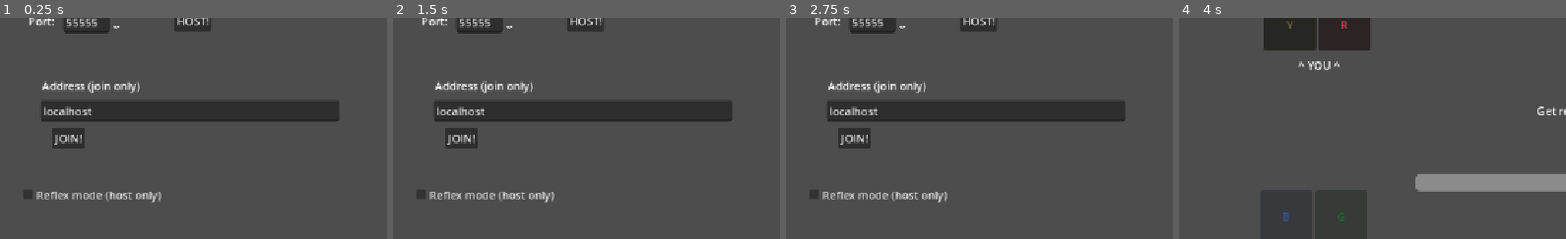
Above: before the commit, frames 1-4 (left to right).
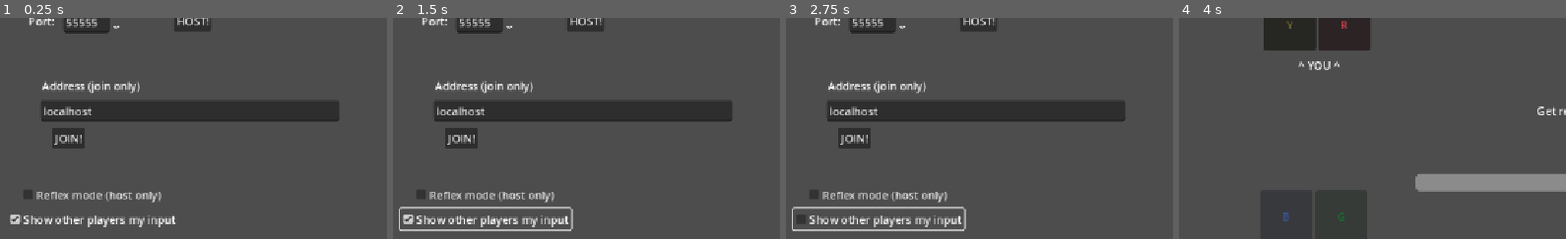
Above: after the commit, the same moments.

Repository: IwailerI/repka-simon-says
Game: Godot game, scene res://lobby.tscn
The game is run twice, just before and just after one commit, with the same random seed, the same clock (stepped at 60 frames per second) and the same inputs.
Inputs (mouse positions are % of the whole screen's width and height, from its top left):
- Up to frame 1 (0.25 s): no input
- Up to frame 2 (1.5 s): click (12, 72) at 0.5 s, where only the run after the commit has a clickable "Show other players my input"; click (12, 72) at 1.25 s, where only the run after the commit has a clickable "Show other players my input"
- Up to frame 3 (2.75 s): click (12, 72) at 2 s, where only the run after the commit has a clickable "Show other players my input"
- Up to frame 4 (4 s): click "HOST!" at 2.75 s; click "Start" at 3.5 s
The pictures show only the part of the screen within x 0-50%, y 27-77%; the shares and areas given below are measured in that part.

The runs differ from the first frame. In frame 1, 1.0% of the frame differs, in the area x 2-46%, y 88-95%; in frame 2, 2.1%, in the area x 1-47%, y 85-97%; in frame 3, 2.0%; in frame 4, nothing differs.

Commit message:
add optional check to disable input sharing

Diff:
--- a/lobby.gd
+++ b/lobby.gd
@@ -9,6 +9,7 @@
 @onready var join_button: Button = $JoinButton
 @onready var host_button: Button = $HostButton
 @onready var reflex_mode: CheckBox = $ReflexMode
+@onready var colored_feedback: CheckBox = $ColoredFeedback
 
 
 func _ready() -> void:
@@ -60,8 +61,9 @@
 	var tree := get_tree()
 	var inst := preload("res://simonsays.tscn").instantiate()
 
+	inst.reflex_mode = reflex_mode.button_pressed
+	inst.colored_feedback = colored_feedback.button_pressed
+
 	tree.root.add_child(inst)
 	tree.current_scene = inst
 	queue_free()
-
-	inst.reflex_mode = reflex_mode.button_pressed
--- a/lobby.tscn
+++ b/lobby.tscn
@@ -90,3 +90,12 @@
 offset_right = 258.0
 offset_bottom = 449.0
 text = "Reflex mode (host only)"
+
+[node name="ColoredFeedback" type="CheckBox" parent="." groups=["temporary"]]
+layout_mode = 0
+offset_left = 29.0
+offset_top = 454.0
+offset_right = 278.0
+offset_bottom = 485.0
+button_pressed = true
+text = "Show other players my input"
--- a/simonsays.gd
+++ b/simonsays.gd
@@ -17,6 +17,7 @@
 
 var our_p: SimonSaysPanel
 var reflex_mode: bool = false
+var colored_feedback: bool = false
 
 @onready var remaining_time: ProgressBar = $RemainingTime
 @onready var text: RichTextLabel = $Text
@@ -49,6 +50,9 @@
 				.set_trans(Tween.TRANS_EXPO)
 				.set_ease(Tween.EASE_OUT))
 	)
+
+	if not colored_feedback:
+		our_p.disable_input_sharing()
 
 
 @rpc("any_peer", "call_local", "reliable")
--- a/simonsays_panel.gd
+++ b/simonsays_panel.gd
@@ -39,6 +39,13 @@
 	_y.disabled = true
 
 
+func disable_input_sharing() -> void:
+	_r.pressed.disconnect(_r.activate.rpc)
+	_g.pressed.disconnect(_g.activate.rpc)
+	_b.pressed.disconnect(_b.activate.rpc)
+	_y.pressed.disconnect(_y.activate.rpc)
+
+
 func play_sequence(seq: Array[Col]) -> void:
 	reset()
 	_seq = seq.duplicate()
